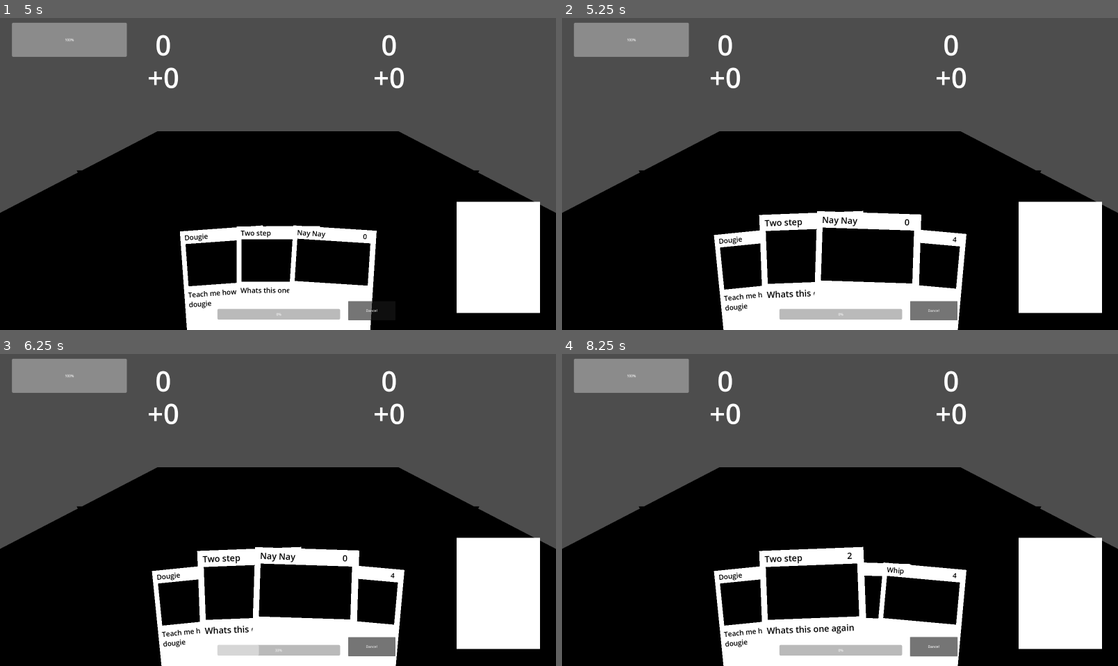
Above: before the commit, frames 1-4 (two rows, left to right).
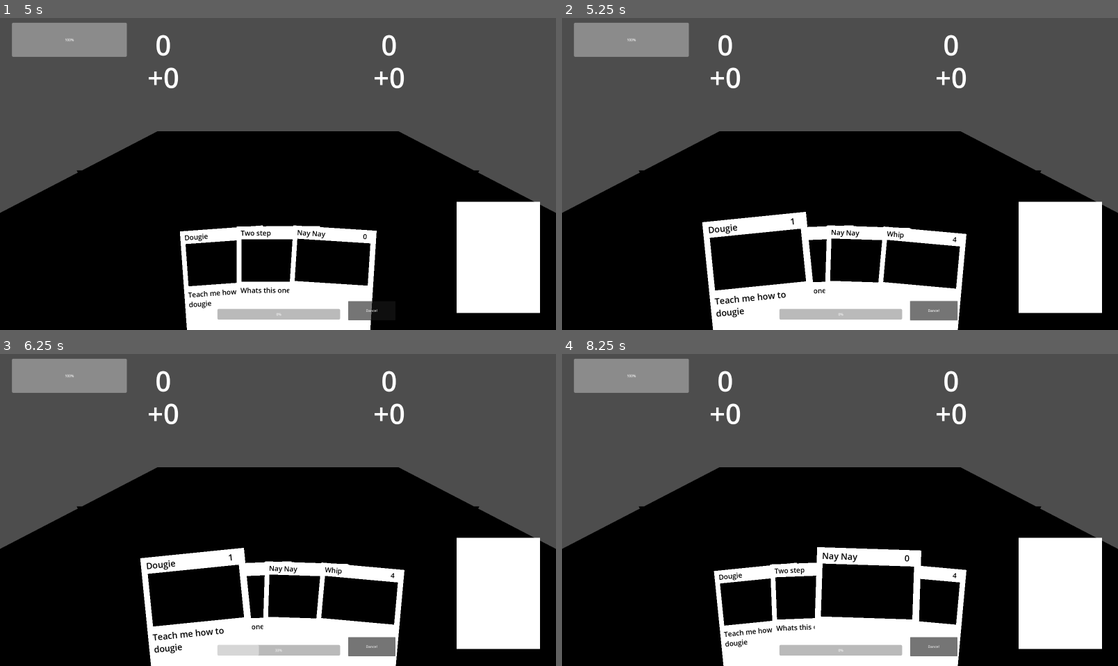
Above: after the commit, the same moments.

Repository: nathankeyt/OneButtonRhythmGame
Game: Godot game, scene res://scenes/test_main.tscn
Two runs of this game, one before a commit and one after it. Both use one fixed random seed, a clock stepped at 60 frames per second and the inputs below.
Inputs (mouse positions are in pixels of both pictures, inside the frame that each line leads up to):
- Up to frame 1 (5 s): click "Dance!" at 0.5 s; click "Dance!" at 1.25 s; click "Dance!" at 2 s; tap Enter at 2.75, 4.25 s; move the mouse to (161, 46) at 2.77 s; hold E (test) 2.78-3.53 s; click (161, 46) at 2.92 s; tap Space (select) at 3.5, 3.6 s; move the mouse to (161, 80) at 3.52 s; click (161, 80) at 3.67 s; tap E (test) at 3.8 s; move the mouse to (389, 46) at 4.27 s; hold E (test) from 4.28 s (still down); click (389, 46) at 4.42 s
- Up to frame 2 (5.25 s): tap Space (select) at 5 s; move the mouse to (951, 80) at 5.02 s; release E (test) at 5.03 s; tap E (test) at 5.1 s; click (951, 80) at 5.17 s
- Up to frame 3 (6.25 s): tap Enter at 5.75 s; move the mouse to (444, 556) at 5.77 s; hold Space (select) from 5.78 s (still down); click (444, 556) at 5.92 s; tap E (test) at 6.05 s
- Up to frame 4 (8.25 s): move the mouse to (673, 463) at 6.52 s; release Space (select) at 6.53 s; tap E (test) at 6.6 s; click (673, 463) at 6.67 s; tap Space (select) at 7.25, 8.1 s; move the mouse to (867, 510) at 7.27 s; hold E (test) 7.28-8.03 s; click (867, 510) at 7.42 s; move the mouse to (756, 432) at 8.02 s; click (756, 432) at 8.17 s

Frame 1 is identical in both runs. In frame 2, 4.5% of the frame differs, in the area x 25-72%, y 61-100%; in frame 3, 4.4%; in frame 4, 3.0%.

Commit message:
fixed hand selection bug

Diff:
--- a/classes/hand_2d.gd
+++ b/classes/hand_2d.gd
@@ -20,6 +20,8 @@
 
 func add_card(card: CardRenderer2D) -> void:
 	if card:
+		if hover_index == cards.size():
+			hover_index += 1
 		cards.push_back(card)
 		render_cards()
 
@@ -50,7 +52,7 @@
 func _input(event: InputEvent) -> void:
 	if event.is_action_pressed("test"):
 		print('test')
-		add_card(BattleManager.deck.pop_rendered())
+		draw_card()
 
 	if not cards.is_empty():
 		if event.is_action_pressed("select"):
@@ -136,3 +138,10 @@
 
 func get_time_in(timer: Timer):
 	return timer.wait_time - timer.time_left
+
+func draw_cards(num: int):
+	for i in num:
+		draw_card()
+
+func draw_card():
+	add_card(BattleManager.deck.pop_rendered())
